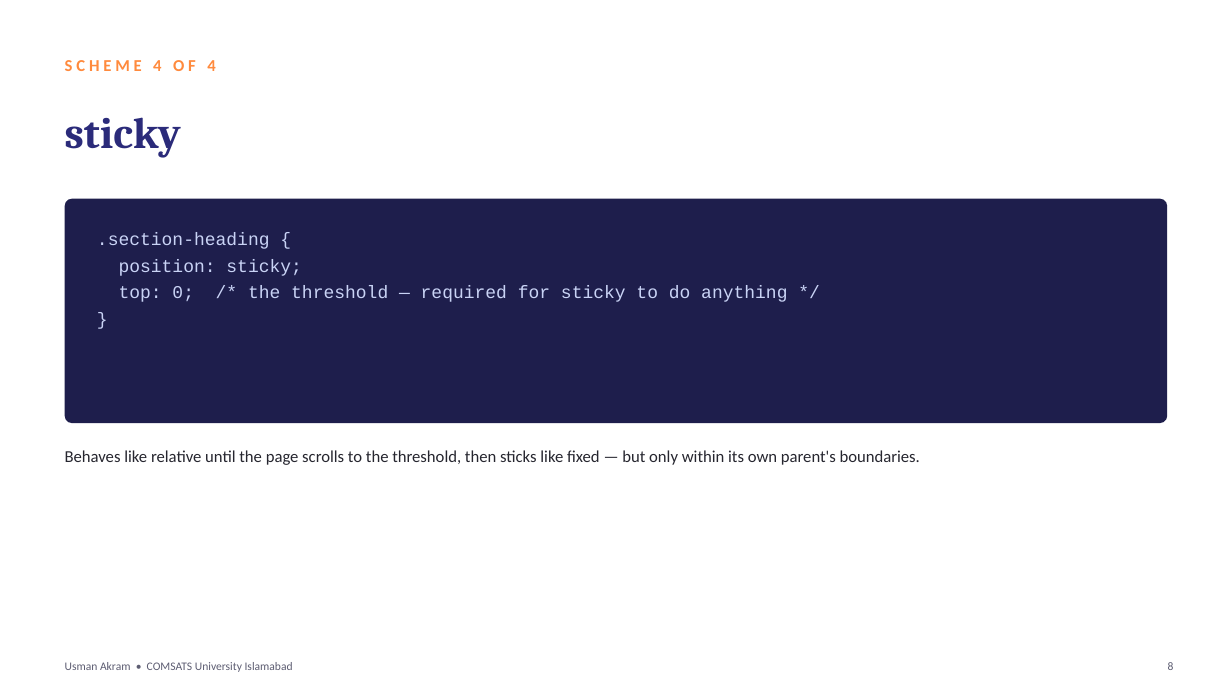
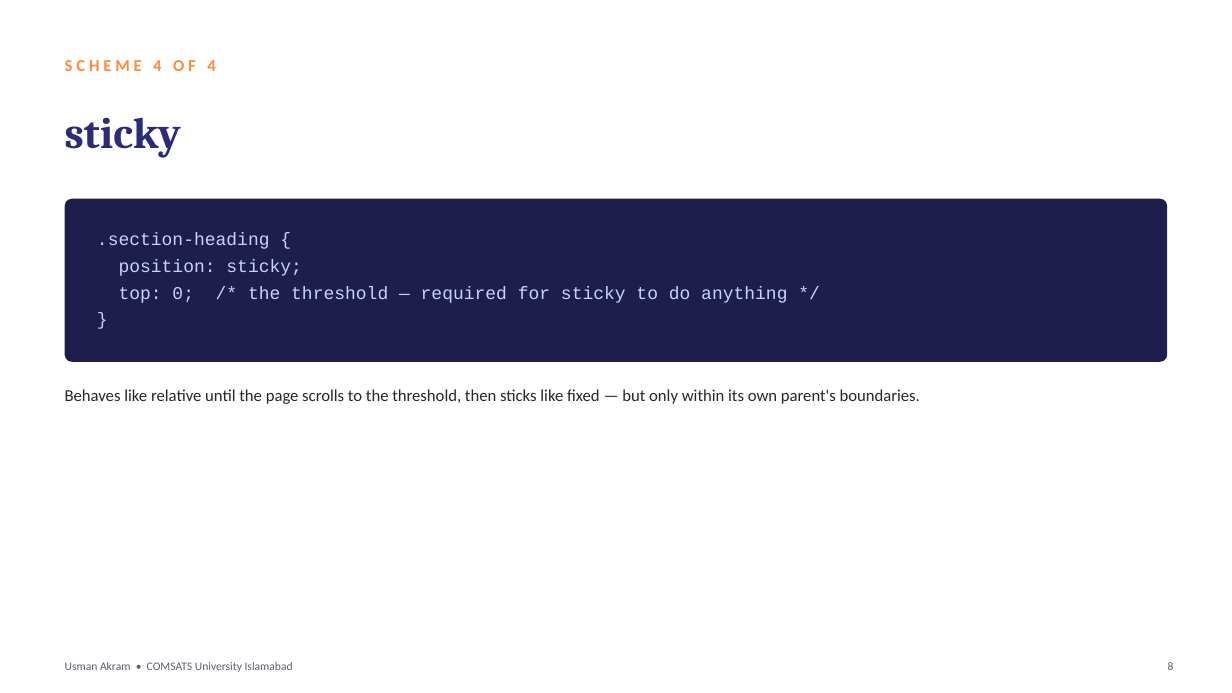
Before and after one commit to mua22/mern-web-book, a slide deck: slide 8 of slides/CSC336-Lecture-07-CSS-Positioning-and-Stacking.pptx. Drawn at 1232x693 pixels with LibreOffice and Linux fonts; fonts in the diff are those of the drawing. Boxes give left, top, right and bottom in pixels: in the first picture for what was removed or moved away, otherwise in the second. Text is boxed around its words. In the diff, an @@ line names an element or a change of style, - is before the commit and + after.

```diff
--- a/slides/CSC336-Lecture-07-CSS-Positioning-and-Stacking.pptx
+++ b/slides/CSC336-Lecture-07-CSS-Positioning-and-Stacking.pptx
@@ rounded rectangle: place and size @@
-rounded rectangle at (65,199,1167,423)
+rounded rectangle at (65,199,1167,362)
@@ rounded rectangle at (65,199,1167,362): proportions changed @@
@@ text "Behaves like relative until the ...": place and size @@
-text "Behaves like relative until the ..." at (65,450,920,465)
+text "Behaves like relative until the ..." at (65,389,920,404)
```
Also in this commit, not shown: 13 other slides changed, 2 other files.
